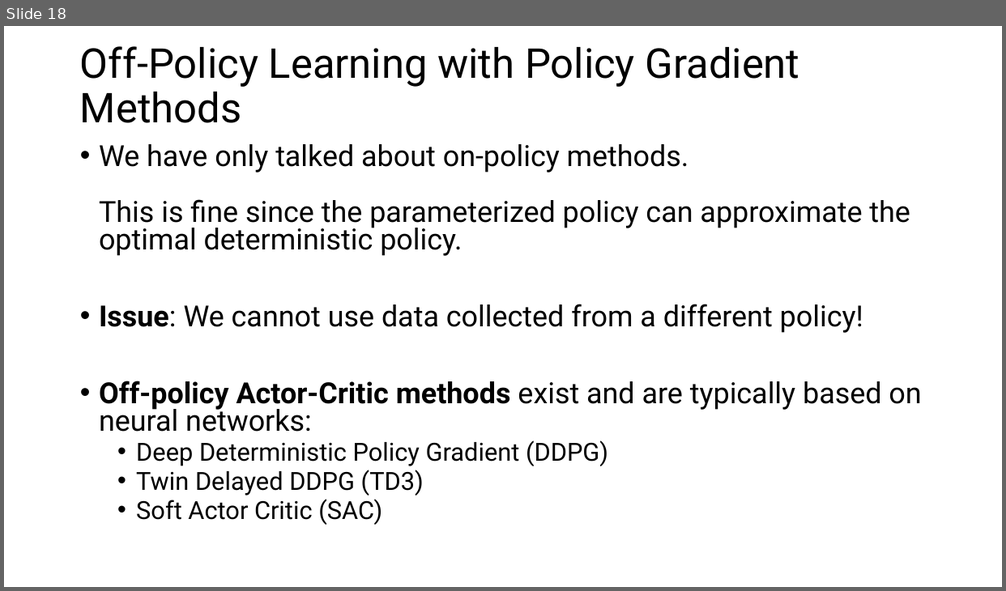
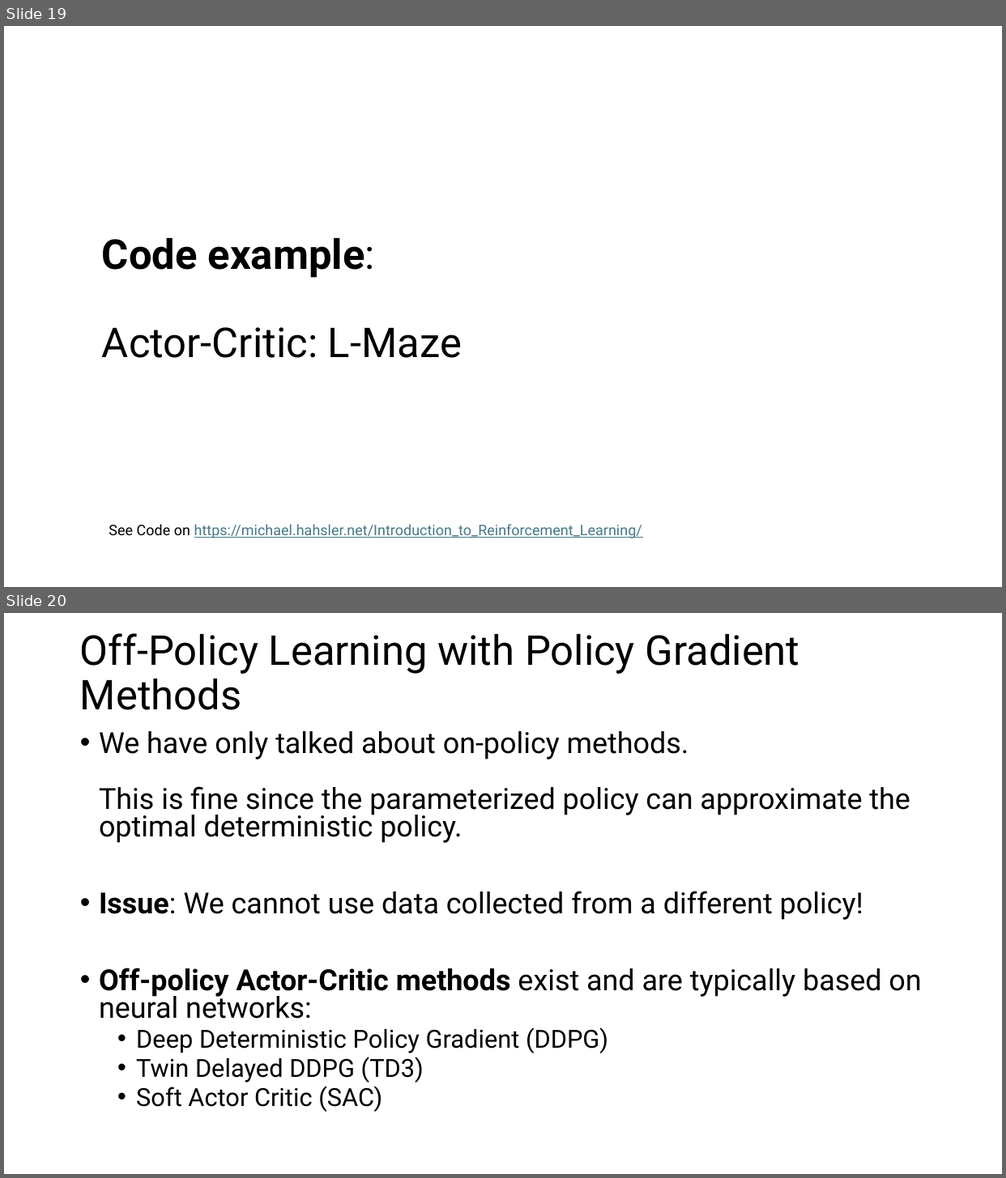
Before and after one commit to mhahsler/Introduction_to_Reinforcement_Learning, a slide deck: slides/Lecture_Chapter13.pptx. Shown one above the other, each under a label of ours: slide 18 before the commit, slides 19 and 20 after it. The pictures are 1006x591 and 1006x1178 pixels, drawn with LibreOffice and Linux fonts; fonts in the diff are those of the drawing. Boxes give left, top, right and bottom in pixels: in the first picture for what was removed or moved away, otherwise in the second. Text is boxed around its words. In the diff, an @@ line names an element or a change of style, - is before the commit and + after.

```diff
--- a/slides/Lecture_Chapter13.pptx
+++ b/slides/Lecture_Chapter13.pptx
@@ slide 19 added at (4,26,1002,587), background #FFFFFF @@
@@ title added at (102,238,462,358), 39.6 pt, text #000000 @@
+Code example:
+Actor-Critic: L-Maze
@@ text added at (108,524,642,539), 14 pt, text #467886, underline @@
+See Code on https://michael.hahsler.net/Introduction_to_Reinforcement_Learning/
@@ what was slide 18 is now slide 20 @@
```
Also in this commit, not shown: 1 other slide added.
